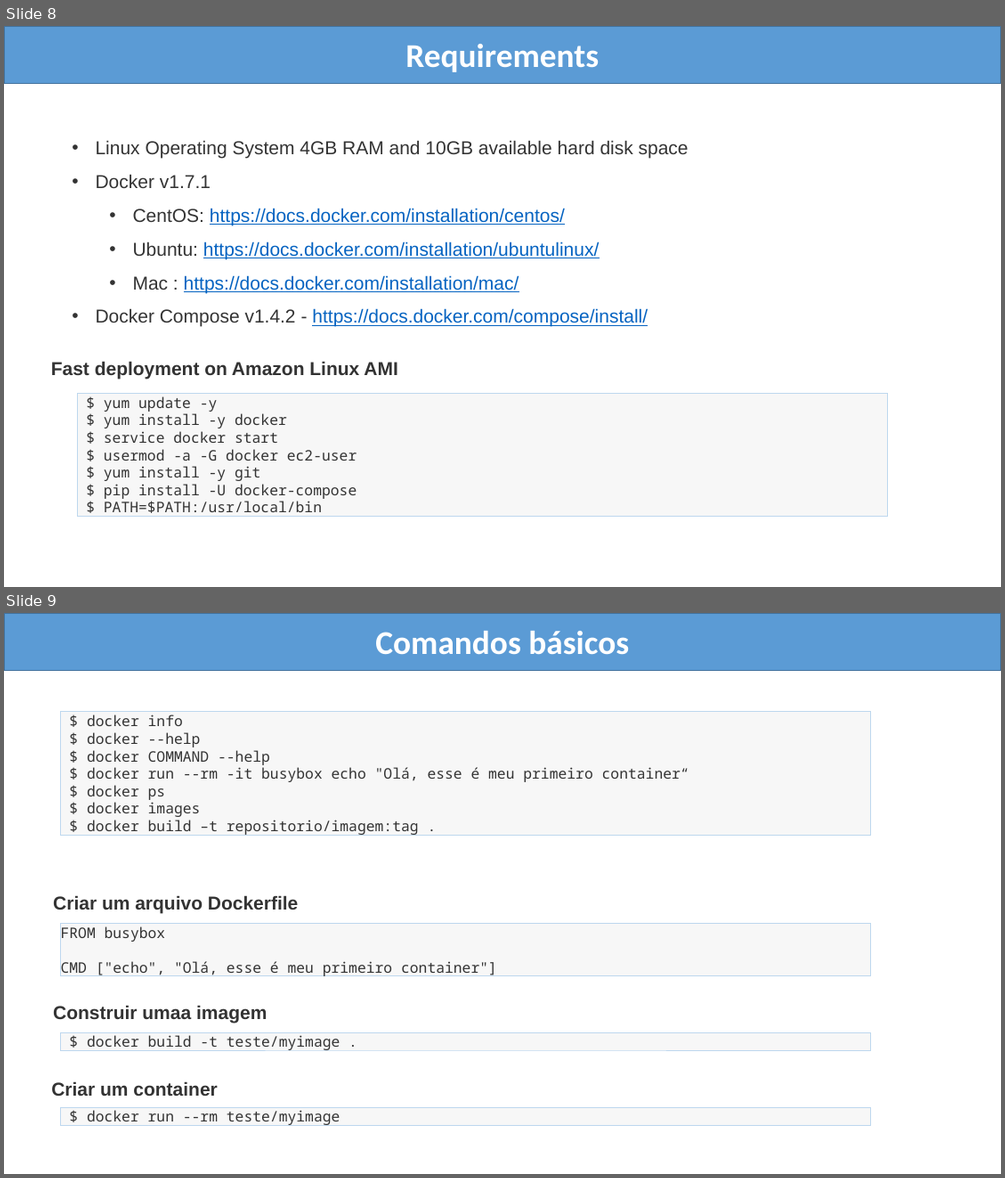
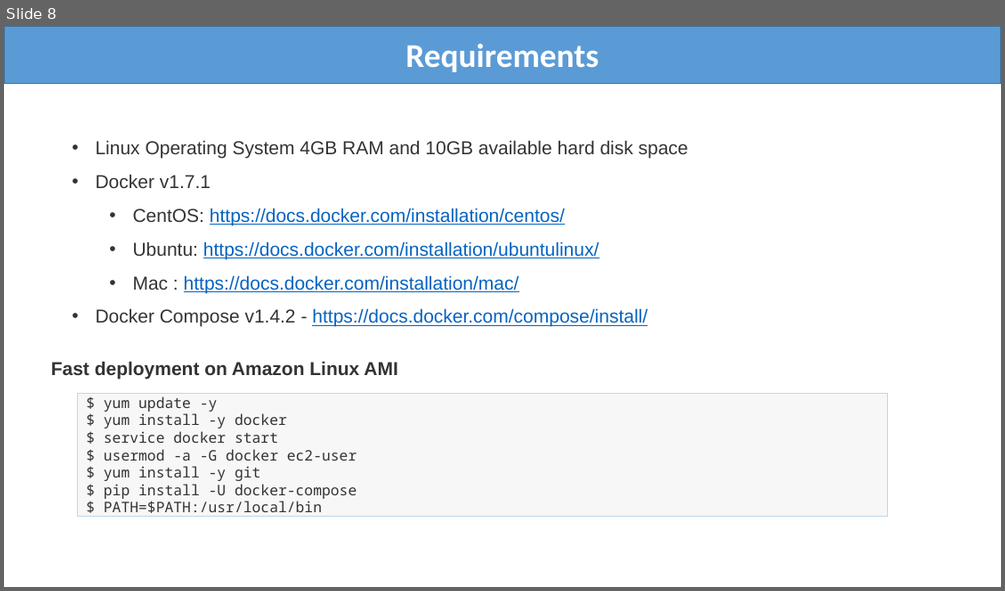
Before and after one commit to wmarinho/edw_cenipa, a slide deck: docs/projeto-docker-pentaho-cenipa.pptx. Shown one above the other, each under a label of ours: slides 8 and 9 before the commit, slide 8 after it. The pictures are 1005x1178 and 1005x591 pixels, drawn with LibreOffice and Linux fonts; fonts in the diff are those of the drawing. Boxes give left, top, right and bottom in pixels: in the first picture for what was removed or moved away, otherwise in the second. Text is boxed around its words. In the diff, an @@ line names an element or a change of style, - is before the commit and + after.

```diff
--- a/docs/projeto-docker-pentaho-cenipa.pptx
+++ b/docs/projeto-docker-pentaho-cenipa.pptx
@@ slide 9 removed at [4, 613, 1001, 1174], background #FFFFFF @@
@@ rectangle removed at [4, 613, 1001, 670] @@
@@ text removed at [375, 631, 629, 654] @@
-Comandos básicos
@@ rectangle removed at [61, 712, 871, 835] @@
-$ docker info
-$ docker --help
-$ docker COMMAND --help
-$ docker run --rm -it busybox echo "Olá, esse é meu primeiro container“
-$ docker ps
-$ docker images
-$ docker build –t repositorio/imagem:tag .
@@ text removed at [53, 895, 298, 914] @@
-Criar um arquivo Dockerfile
@@ rectangle removed at [61, 924, 871, 976] @@
-FROM busybox
-CMD ["echo", "Olá, esse é meu primeiro container"]
@@ text removed at [53, 1005, 267, 1022] @@
-Construir umaa imagem
@@ rectangle removed at [61, 1032, 871, 1051] @@
-$ docker build -t teste/myimage .
@@ text removed at [51, 1081, 217, 1095] @@
-Criar um container
@@ rectangle removed at [61, 1107, 871, 1126] @@
-$ docker run --rm teste/myimage
```
Also in this commit, not shown: 2 other files.
